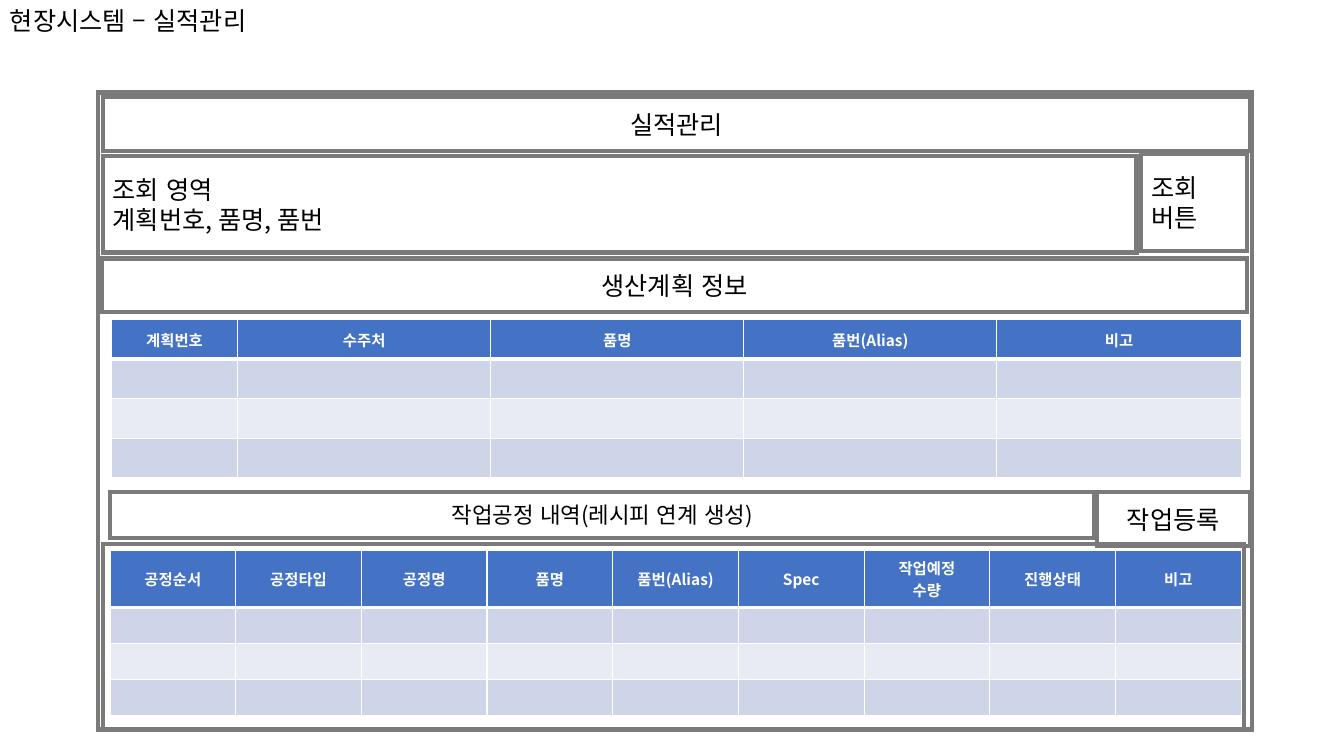
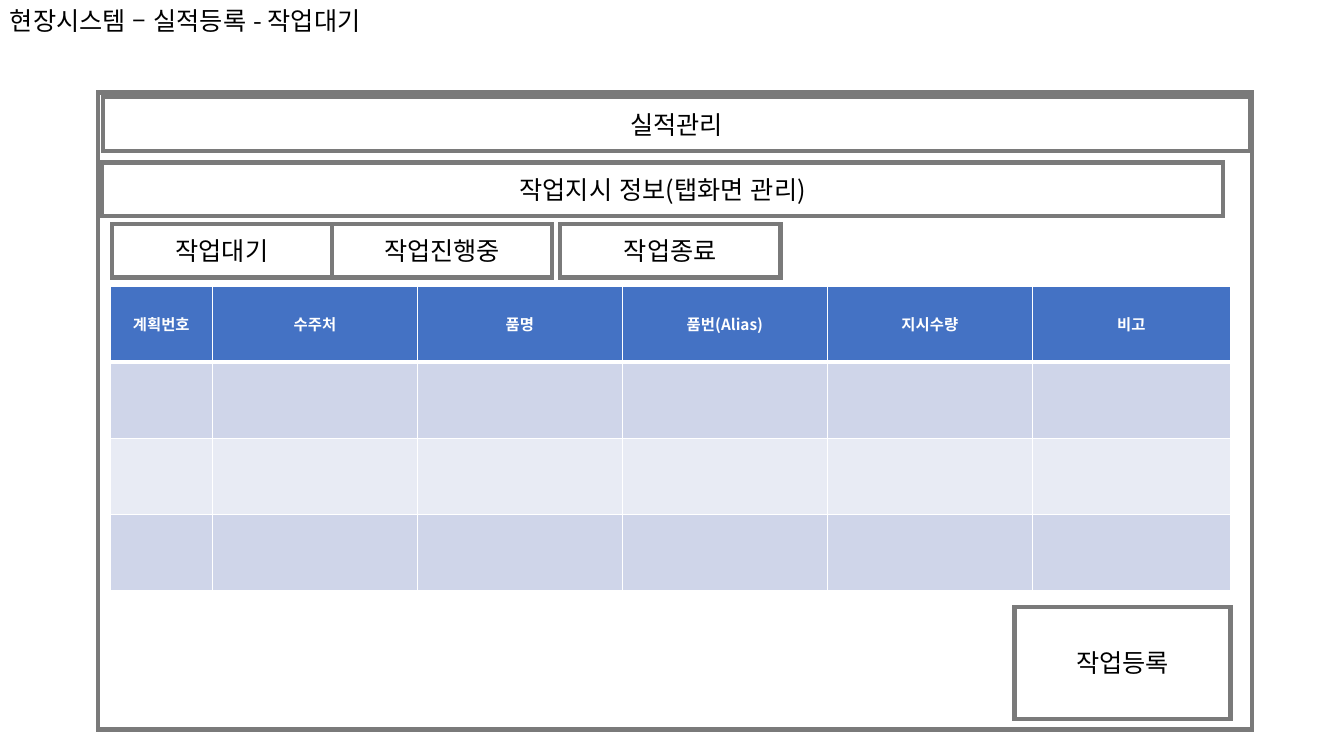
Before and after one commit to QYnote/MES, a slide deck: slide 15 of 00. 설계/UI 설계.pptx (slide 11 before the commit). Drawn at 1344x756 pixels with LibreOffice and Linux fonts; fonts in the diff are those of the drawing. Boxes give left, top, right and bottom in pixels: in the first picture for what was removed or moved away, otherwise in the second. Text is boxed around its words. In the diff, an @@ line names an element or a change of style, - is before the commit and + after.

Commit message:
2022-05-05 Update01 1. Table Info_CategoryGroup 추가 2. UI설계 : 기초정보 추가, 실적등록 수정 3. 개발프로세스 : 진행사항 작성 4. UI작업 : 종합코드관리, 거래처정보관리, 자재정보관리 5. POP_Product0,1,2 -> POP_Product 통합 6. Main화면 신규화면 연동

```diff
--- a/00. 설계/UI 설계.pptx
+++ b/00. 설계/UI 설계.pptx
@@ text at [10, 9, 361, 32]: text changed @@
-현장시스템 – 실적관리
+현장시스템 – 실적등록 - 작업대기
@@ rectangle "작업지시 정보(탭화면 관리)": place and size @@
-rectangle "작업지시 정보(탭화면 관리)" at [103, 258, 1248, 312]
+rectangle "작업지시 정보(탭화면 관리)" at [103, 162, 1224, 216]
@@ rectangle removed at [103, 155, 1137, 252] @@
-조회 영역
-계획번호, 품명, 품번
@@ text in rectangle at [520, 178, 806, 204]: text changed @@
-생산계획 정보
+작업지시 정보(탭화면 관리)
@@ rectangle removed at [1141, 154, 1247, 251] @@
-조회
-버튼
@@ rectangle added at [112, 224, 333, 277], outline #7A7A7A 3 pt, 18 pt, text #000000 @@
+작업대기
@@ rectangle added at [332, 224, 553, 277], outline #7A7A7A 3 pt, 18 pt, text #000000 @@
+작업진행중
@@ rectangle added at [561, 224, 781, 277], outline #7A7A7A 3 pt, 18 pt, text #000000 @@
+작업종료
@@ table at [110, 286, 1230, 592] @@
+column 5: 지시수량 |  |  | 
@@ table: place and size @@
-table at [111, 320, 1241, 478]
+table at [110, 286, 1230, 592]
@@ rectangle removed at [110, 492, 1095, 538] @@
-작업공정 내역(레시피 연계 생성)
@@ rectangle removed at [103, 543, 1244, 729] @@
@@ table removed at [110, 551, 1244, 716], 4 rows, 9 columns @@
-공정순서 | 공정타입 | 공정명 | 품명 | 품번(Alias) | Spec | 작업예정 / 수량 | 진행상태 | 비고
- |  |  |  |  |  |  |  | 
- |  |  |  |  |  |  |  | 
- |  |  |  |  |  |  |  | 
@@ rectangle "작업등록": place and size @@
-rectangle "작업등록" at [1097, 492, 1250, 545]
+rectangle "작업등록" at [1014, 607, 1230, 719]
```
Also in this commit, not shown: 1 other slide changed, 7 slides added, 19 other files.
